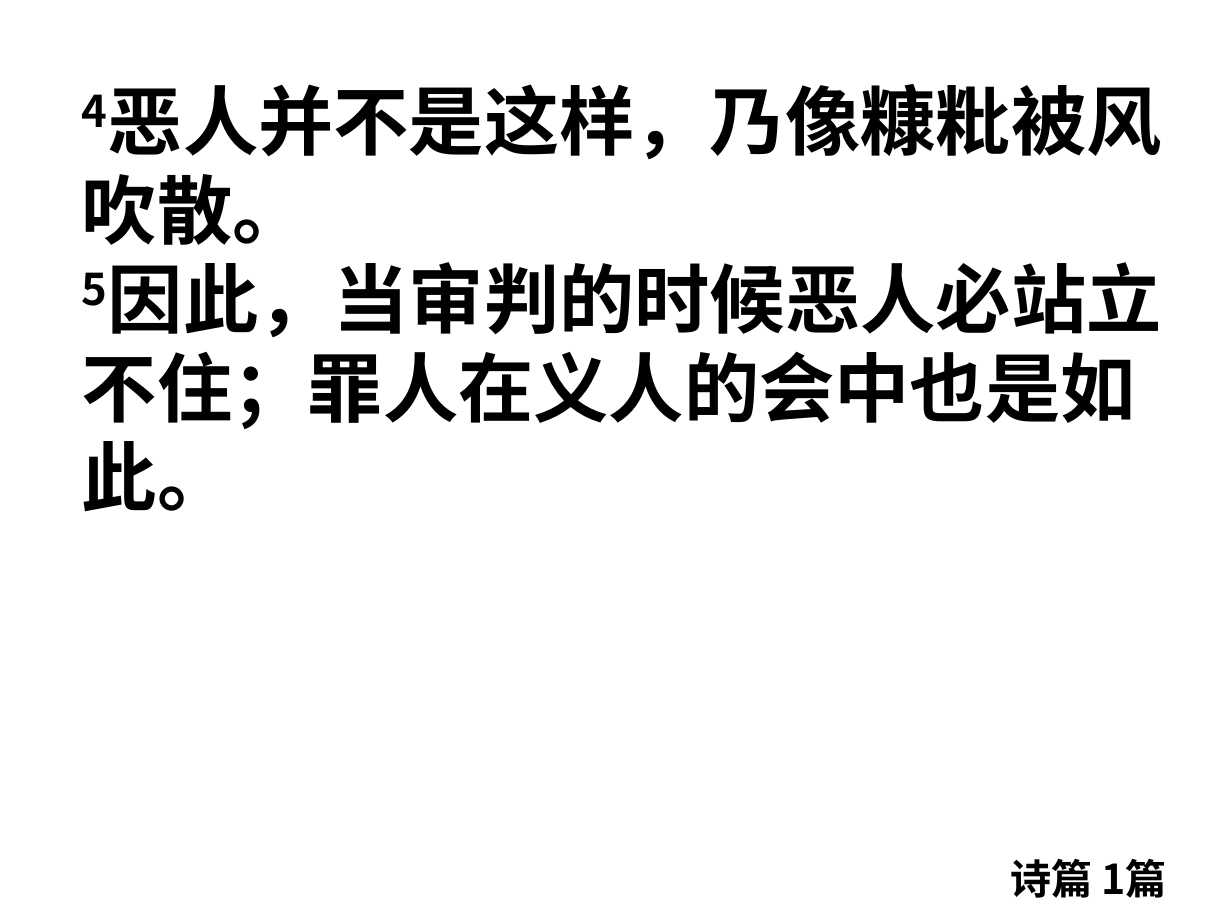
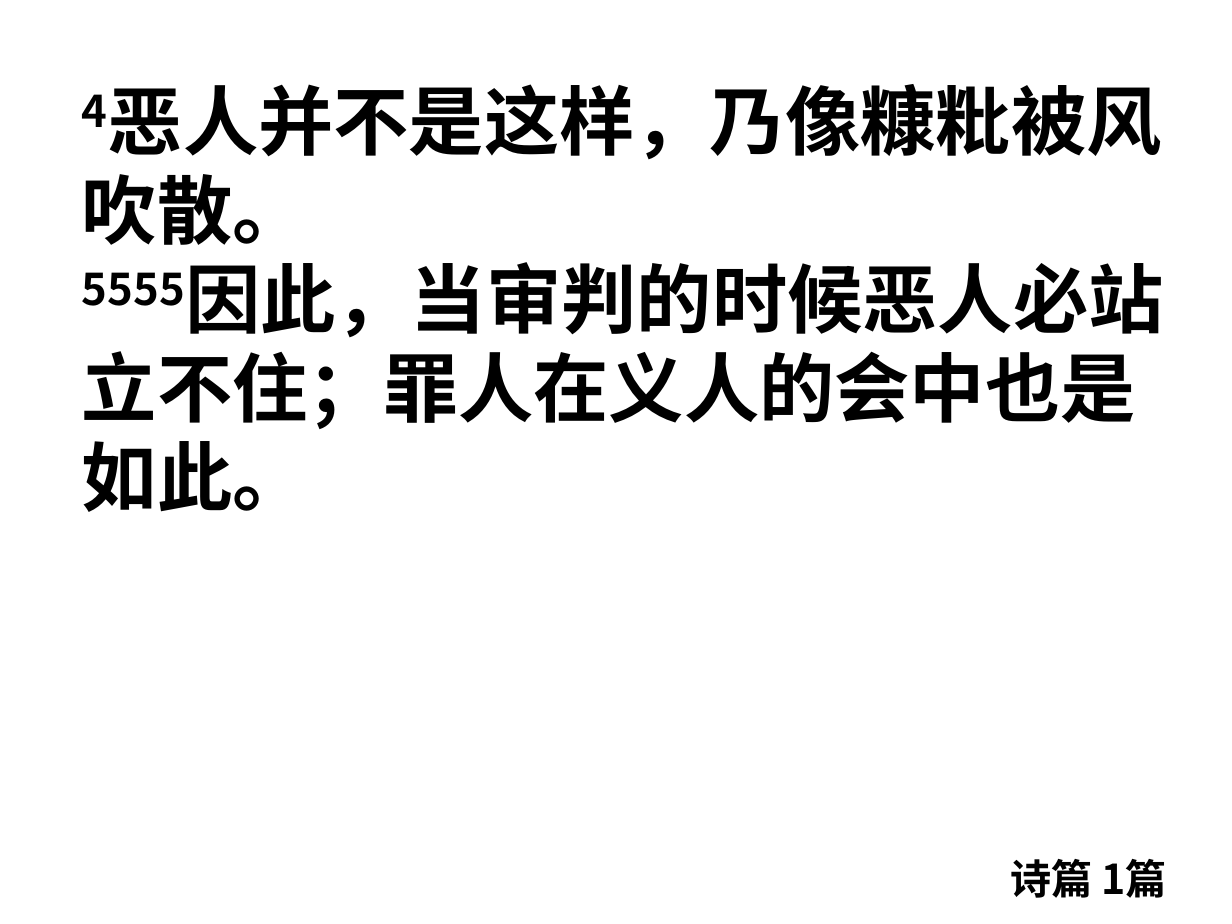
Before and after one commit to jackey-qiu/pyworship, a slide deck: slide 22 of 2023-08-16.pptx. Drawn at 1232x924 pixels with LibreOffice and Linux fonts; fonts in the diff are those of the drawing. Boxes give left, top, right and bottom in pixels: in the first picture for what was removed or moved away, otherwise in the second. Text is boxed around its words. In the diff, an @@ line names an element or a change of style, - is before the commit and + after.

```diff
--- a/2023-08-16.pptx
+++ b/2023-08-16.pptx
@@ text at [82,262,1164,512]: text changed @@
-5因此，当审判的时候恶人必站立不住；罪人在义人的会中也是如此。
+5555因此，当审判的时候恶人必站立不住；罪人在义人的会中也是如此。
```
Also in this commit, not shown: 1 other slide changed, 2 other files.
